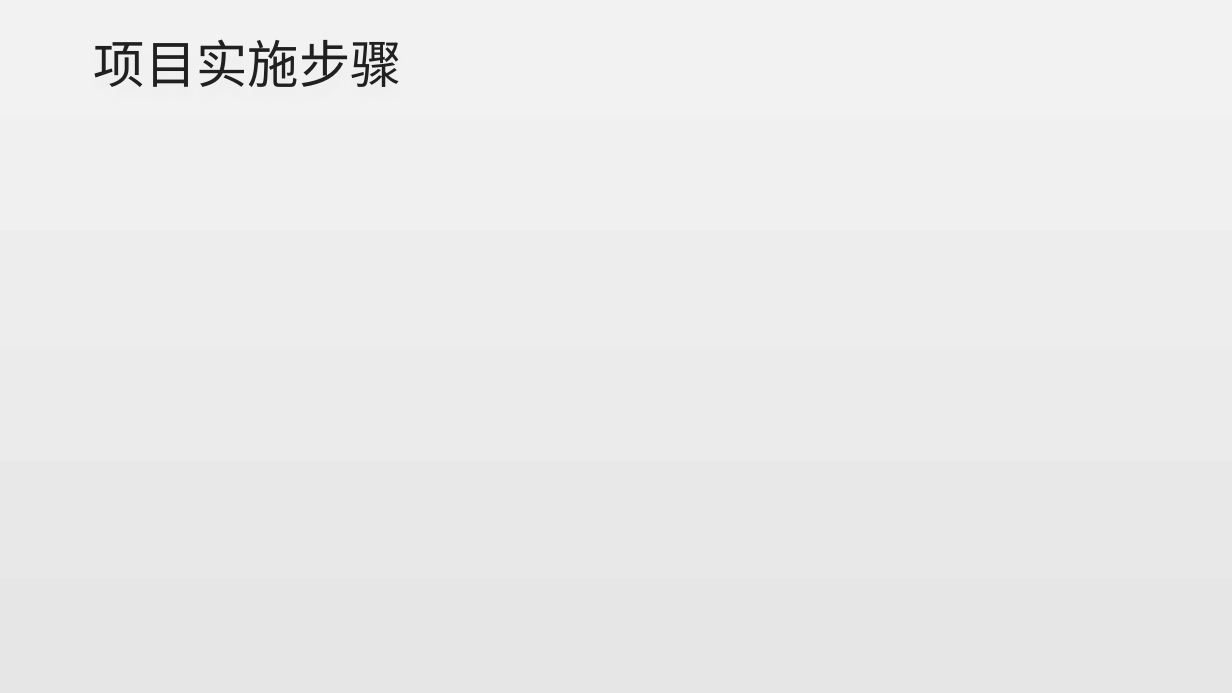
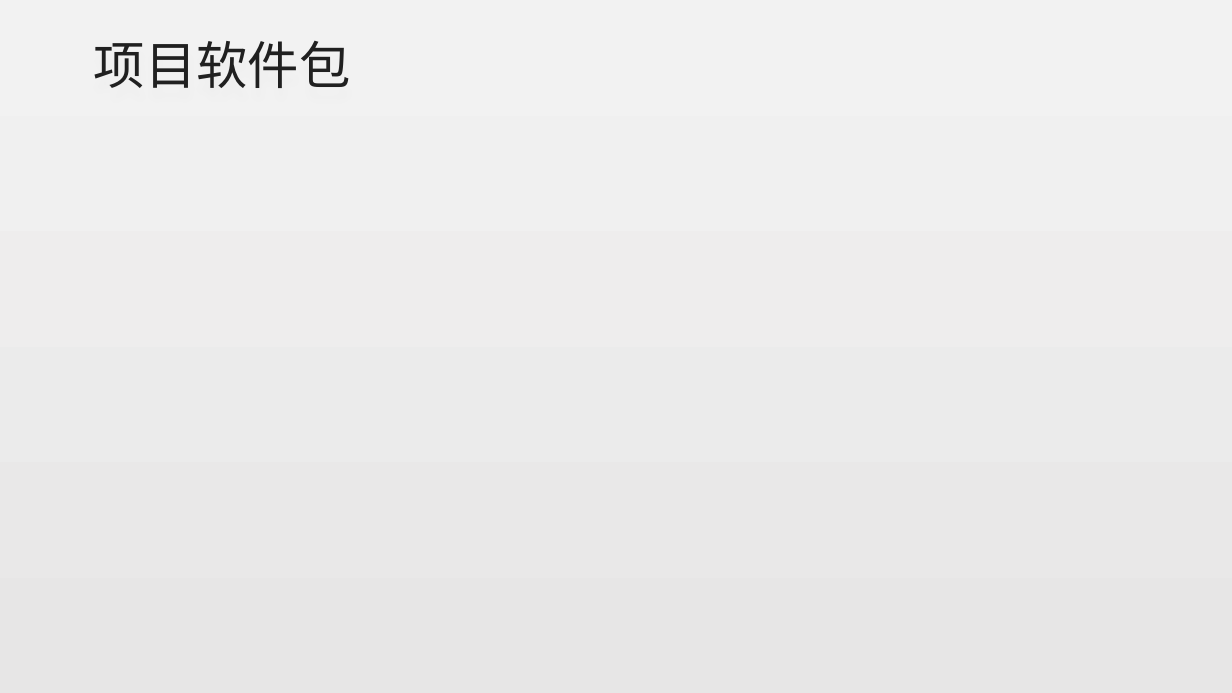
Before and after one commit to alanz2015/Study-Notes, a slide deck: slide 9 of 实时路面积水检测设备实现方案-张沛霖20170816.pptx (slide 7 before the commit). Drawn at 1232x693 pixels with LibreOffice and Linux fonts; fonts in the diff are those of the drawing. Boxes give left, top, right and bottom in pixels: in the first picture for what was removed or moved away, otherwise in the second. Text is boxed around its words. In the diff, an @@ line names an element or a change of style, - is before the commit and + after.

```diff
--- a/实时路面积水检测设备实现方案-张沛霖20170816.pptx
+++ b/实时路面积水检测设备实现方案-张沛霖20170816.pptx
@@ title at bbox=[94, 41, 350, 88]: text changed @@
-项目实施步骤
+项目软件包
```
Also in this commit, not shown: 4 other slides changed, 1 slide added.
